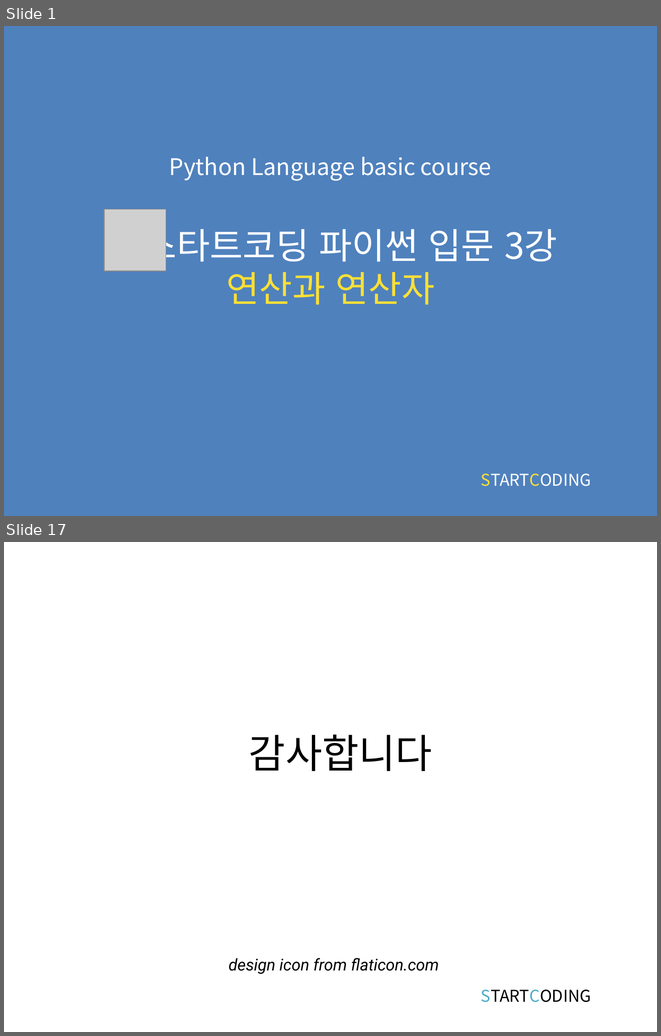
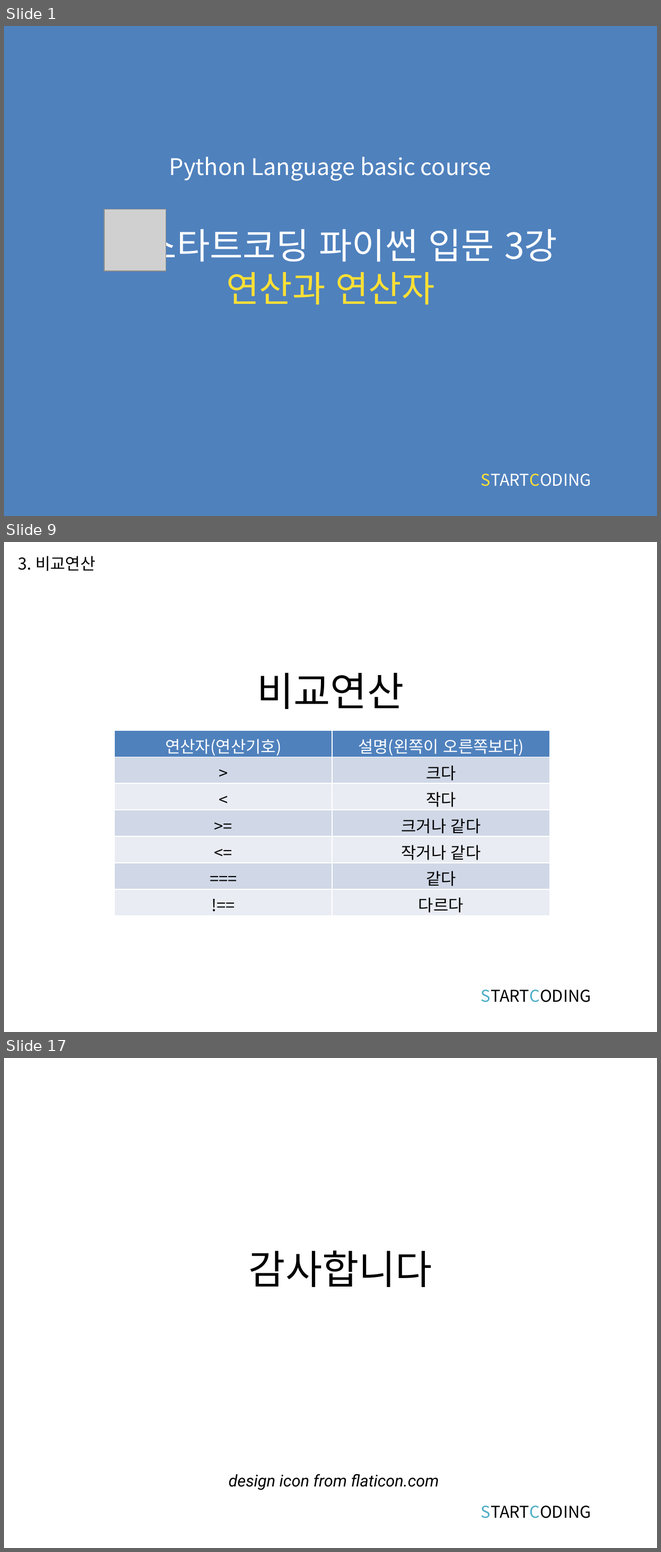
Before and after one commit to kwonkijun/python, a slide deck: 파이썬기초(PPT)/파이썬 기초 3강_연산과 연산자.pptx. Shown one above the other, each under a label of ours: slides 1 and 17 before the commit, slides 1, 9 and 17 after it; the slides between them are not shown. The pictures are 661x1036 and 661x1552 pixels, drawn with LibreOffice and Linux fonts; fonts in the diff are those of the drawing; grey boxes stand for pictures. Boxes give left, top, right and bottom in pixels: in the first picture for what was removed or moved away, otherwise in the second. Text is boxed around its words. In the diff, an @@ line names an element or a change of style, - is before the commit and + after.

```diff
--- a/파이썬기초(PPT)/파이썬 기초 3강_연산과 연산자.pptx
+++ b/파이썬기초(PPT)/파이썬 기초 3강_연산과 연산자.pptx
@@ slide 9 added at bbox=[4, 542, 657, 1032], background #FFFFFF @@
@@ text added at bbox=[18, 556, 95, 571], 18 pt, text #000000 @@
+3. 비교연산
@@ title added at bbox=[257, 672, 404, 709], 44 pt, text #000000 @@
+비교연산
@@ table added at bbox=[114, 730, 549, 916], 7 rows, 2 columns @@
+연산자(연산기호) | 설명(왼쪽이 오른쪽보다)
+> | 크다
+< | 작다
+>= | 크거나 같다
+<= | 작거나 같다
+=== | 같다
+!== | 다르다
@@ text added at bbox=[481, 989, 591, 1002], 18 pt, text #000000 @@
+STARTCODING
```
Also in this commit, not shown: 2 slides changed, 12 other slides added, 13 slides removed, 6 other files.
